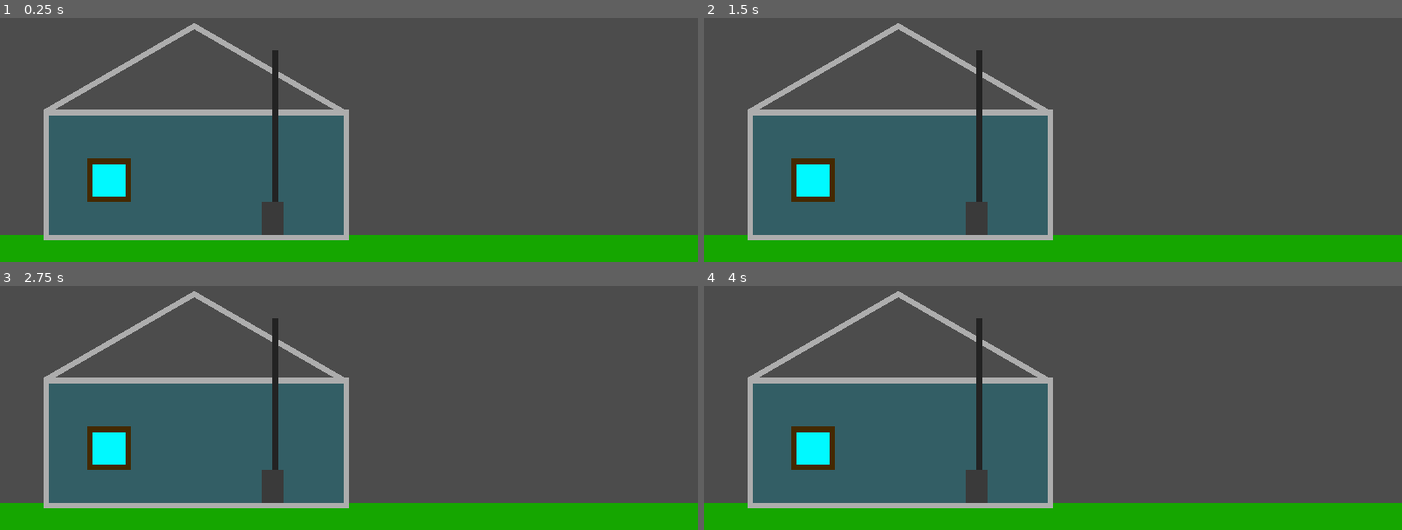
Above: before the commit, frames 1-4 (two rows, left to right).
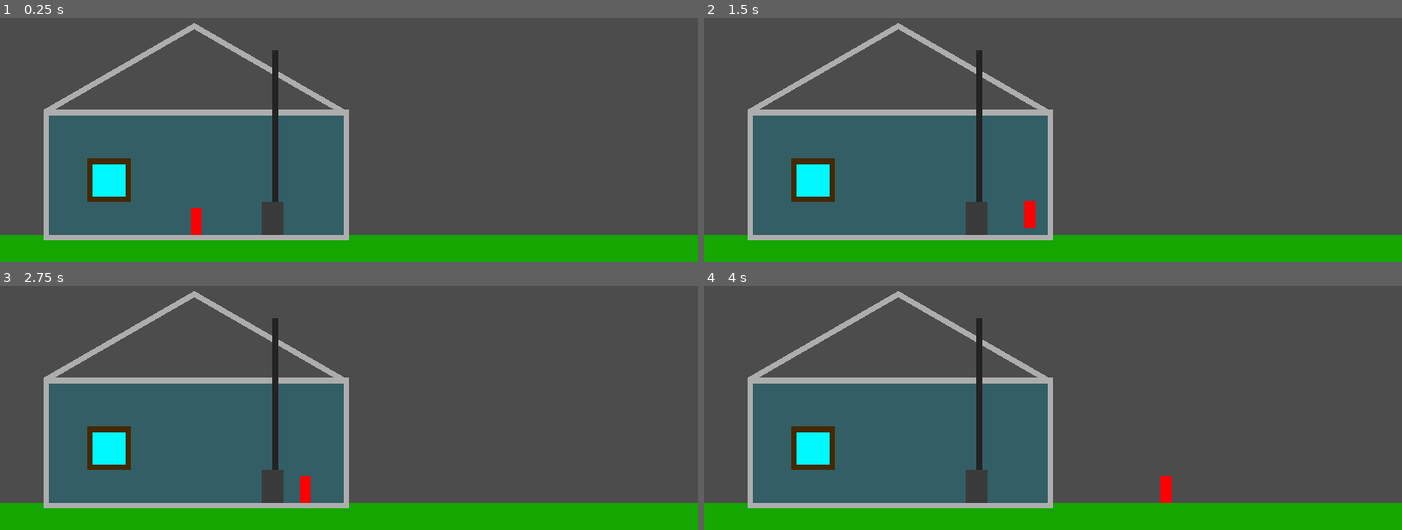
Above: after the commit, the same moments.

Repository: Fifut/Ludum-Dare-50
Game: Godot game, scene res://World.tscn
Two runs of this game, one before a commit and one after it. Both use one fixed random seed, a clock stepped at 60 frames per second and the inputs below.
Inputs:
- Up to frame 1 (0.25 s): no input
- Up to frame 2 (1.5 s): tap Enter at 0.5 s; hold Up (ui_up) 0.53-1.28 s; hold Right (ui_right) from 0.53 s (still down); tap Up (ui_up) at 1.35 s
- Up to frame 3 (2.75 s): tap Up (ui_up) at 1.52, 1.82 s; release Right (ui_right) at 2.03 s; hold Left (ui_left) from 2.03 s (still down); hold Up (ui_up) from 2.03 s (still down)
- Up to frame 4 (4 s): release Left (ui_left) at 2.78 s; release Up (ui_up) at 2.78 s; hold Right (ui_right) from 2.78 s (still down); tap Up (ui_up) at 2.85, 3.02, 3.32 s; hold Up (ui_up) from 3.53 s (still down)

The runs differ from the first frame. In frame 1, 0.2% of the frame differs, in the area x 27-29%, y 77-89%; in frame 2, 0.2%, in the area x 45-48%, y 75-87%; in frame 3, 0.2%; in frame 4, 0.2%.

Commit message:
Joueur et déplacement joueur

Diff:
--- /dev/null
+++ b/Player/Player.gd
@@ -0,0 +1,66 @@
+extends KinematicBody2D
+
+
+const FLOOR_NORMAL: = Vector2.UP
+
+
+export var speed: = Vector2(200.0, 200.0)
+export var gravity: = 1000.0
+
+
+# Variable privée
+var _velocity: = Vector2.ZERO
+
+
+func _physics_process(delta: float) -> void:
+
+	# Applique la gravité
+	_velocity.y += gravity * delta
+
+	# Regarde si on arrête le saut
+	var is_jump_interrupted: = Input.is_action_just_released("ui_up") and _velocity.y < 0.0
+
+	# Récupère la direction demandé par le joueur
+	var direction: = get_direction()
+
+	# Calcul la nouvelle vitesse
+	_velocity = calculate_move_velocity(_velocity, direction, speed, is_jump_interrupted)
+	_velocity = move_and_slide(_velocity, FLOOR_NORMAL)
+
+
+
+# Input joueur pour la direction
+func get_direction() -> Vector2:
+
+	var out: Vector2
+
+	# Gauche droite
+	out.x = Input.get_action_strength("ui_right") - Input.get_action_strength("ui_left")
+
+	# Saut
+	if is_on_floor() and Input.is_action_just_pressed("ui_up"):
+		out.y = -Input.get_action_strength("ui_up")
+	else:
+		out.y = 0.0
+
+	return out
+
+
+
+# Calcul nouvelle vitesse en x et y
+func calculate_move_velocity(actual_velocity: Vector2, direction: Vector2, speed: Vector2, is_jump_interrupted: bool) -> Vector2:
+
+	var out: = actual_velocity
+
+	# Déplacement gauche droite
+	out.x = speed.x * direction.x
+
+	# Saut (si pas au sol)
+	if direction.y != 0.0:
+		out.y = speed.y * direction.y
+
+	# Si le saut à été interrompu
+	if is_jump_interrupted:
+		out.y = 0.0
+
+	return out
--- /dev/null
+++ b/Player/Player.tscn
@@ -0,0 +1,22 @@
+[gd_scene load_steps=3 format=2]
+
+[ext_resource path="res://Player/Player.gd" type="Script" id=1]
+
+[sub_resource type="RectangleShape2D" id=1]
+extents = Vector2( 8, 20 )
+
+[node name="Player" type="KinematicBody2D"]
+script = ExtResource( 1 )
+
+[node name="ColorRect" type="ColorRect" parent="."]
+margin_left = -8.0
+margin_top = -40.0
+margin_right = 8.0
+color = Color( 1, 0, 0, 1 )
+
+[node name="Sprite" type="Sprite" parent="."]
+visible = false
+
+[node name="CollisionShape2D" type="CollisionShape2D" parent="."]
+position = Vector2( 0, -20 )
+shape = SubResource( 1 )
--- a/World.tscn
+++ b/World.tscn
@@ -1,4 +1,6 @@
-[gd_scene load_steps=4 format=2]
+[gd_scene load_steps=5 format=2]
+
+[ext_resource path="res://Player/Player.tscn" type="PackedScene" id=1]
 
 [sub_resource type="RectangleShape2D" id=1]
 extents = Vector2( 4, 96 )
@@ -119,3 +121,6 @@
 margin_right = 408.0
 margin_bottom = 512.0
 color = Color( 0.137255, 0.137255, 0.137255, 1 )
+
+[node name="Player" parent="." instance=ExtResource( 1 )]
+position = Vector2( 288, 552 )
